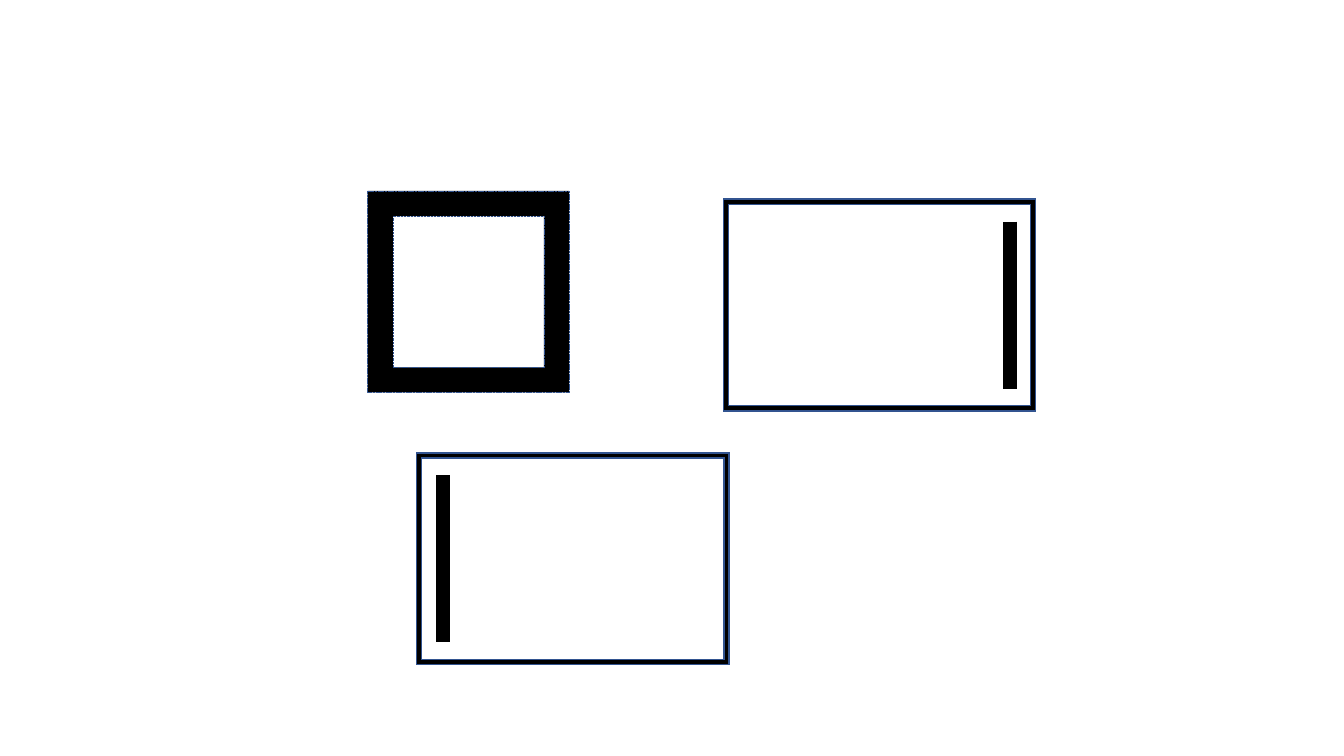
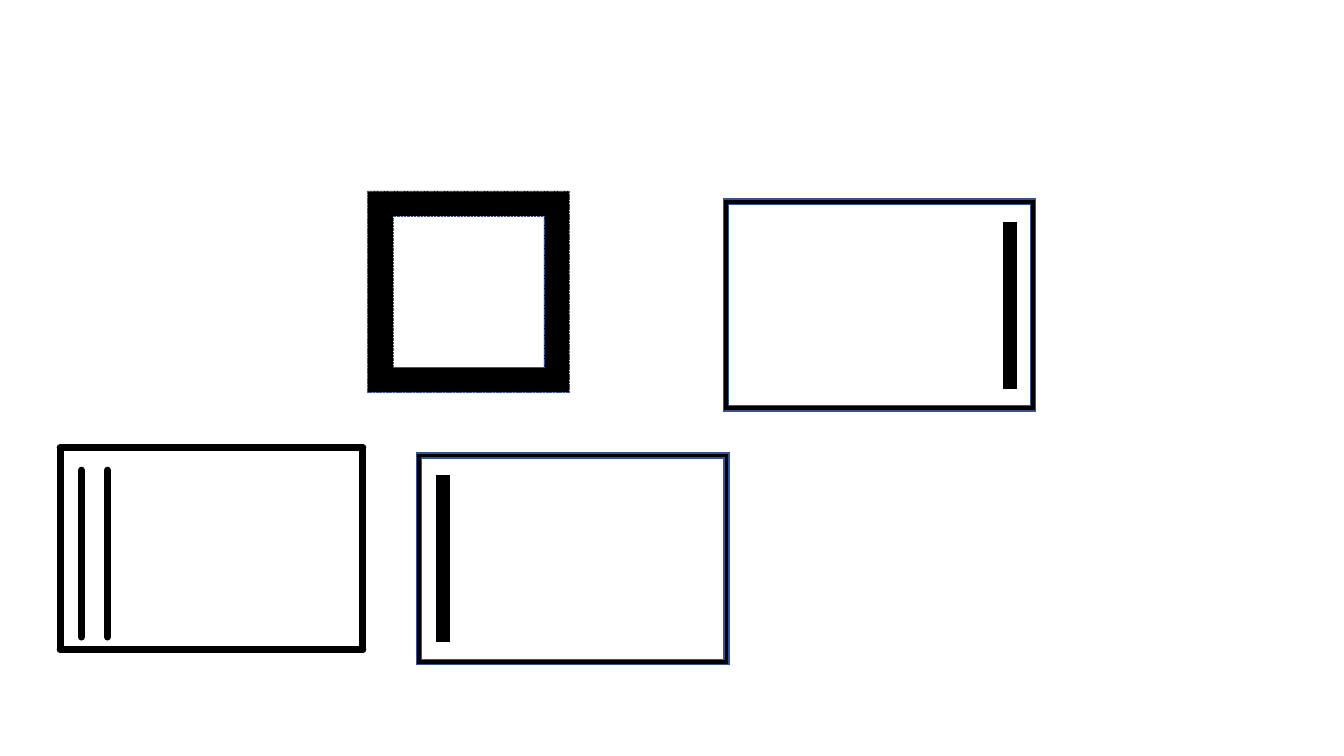
Before and after one commit to welsberr/Avida-ED-Eco, a slide deck: slide 1 of images/Avida-ED-Eco-Buttons.pptx. Drawn at 1344x756 pixels with LibreOffice and Linux fonts; fonts in the diff are those of the drawing. Boxes give left, top, right and bottom in pixels: in the first picture for what was removed or moved away, otherwise in the second. Text is boxed around its words. In the diff, an @@ line names an element or a change of style, - is before the commit and + after.

```diff
--- a/images/Avida-ED-Eco-Buttons.pptx
+++ b/images/Avida-ED-Eco-Buttons.pptx
@@ group added at bbox=[60, 448, 363, 649]: 6 lines @@
```
Also in this commit, not shown: 1 slide added, 10 other files.
